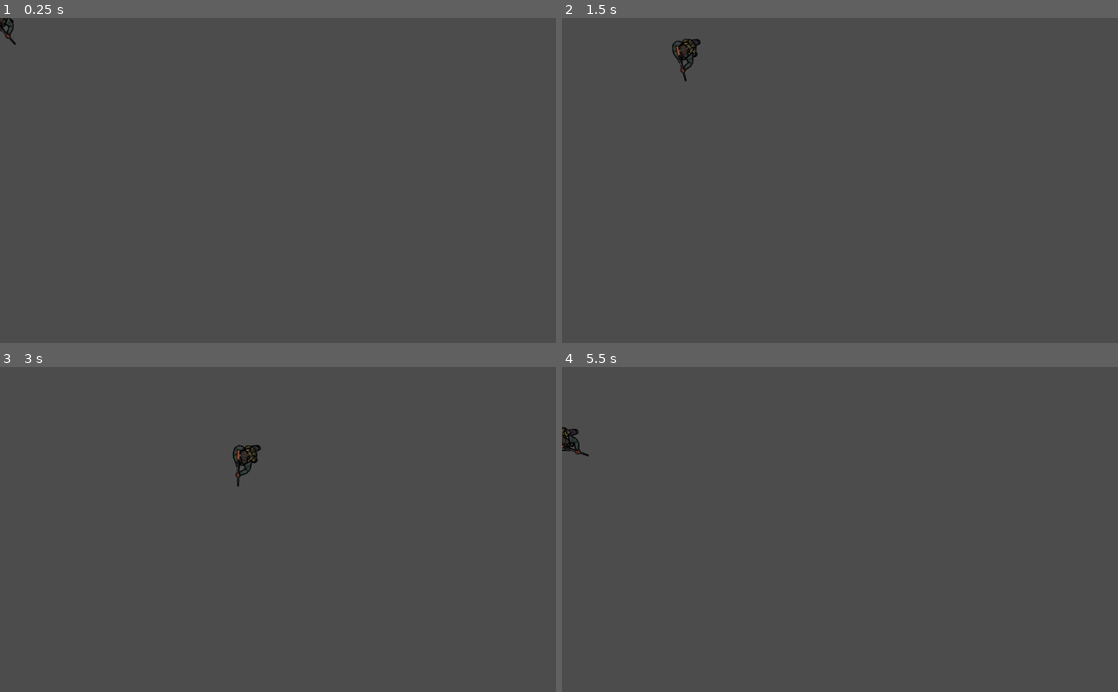
Above: before the commit, frames 1-4 (two rows, left to right).
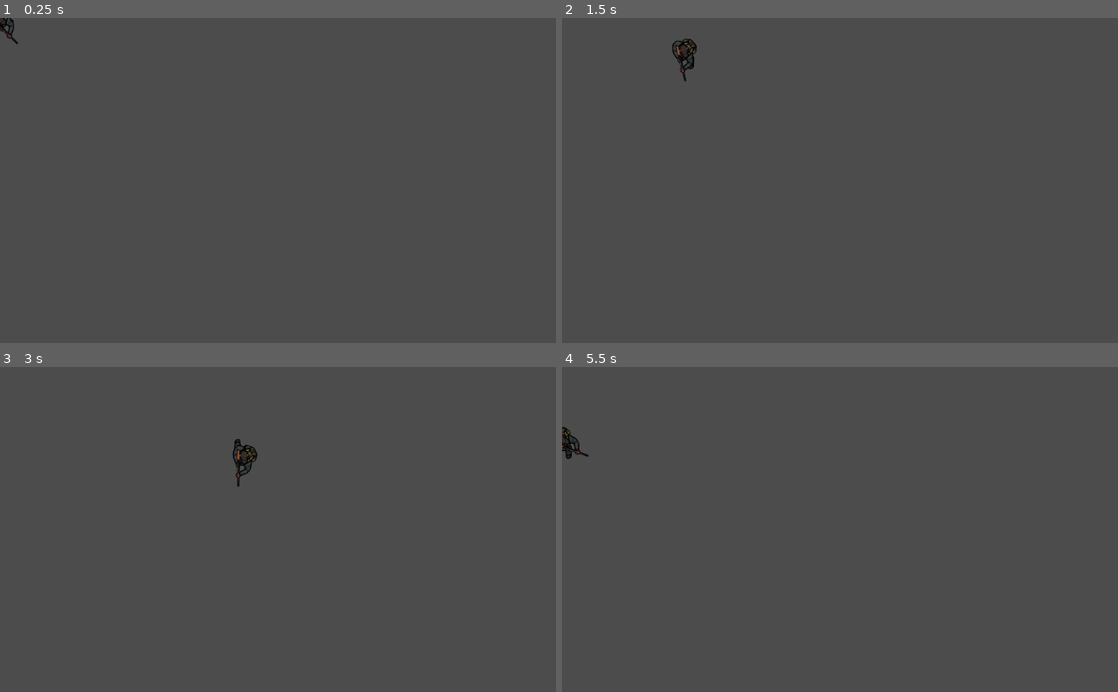
Above: after the commit, the same moments.

Repository: emilnymann/Zombies
Game: Godot game, scene res://scenes/DevWorld.tscn
The game is run twice, just before and just after one commit, with the same random seed, the same clock (stepped at 60 frames per second) and the same inputs.
Inputs (mouse positions are in pixels of both pictures, inside the frame that each line leads up to):
- Up to frame 1 (0.25 s): no input
- Up to frame 2 (1.5 s): move the mouse to (962, 164) at 0.52 s; hold D (move_right) 0.53-1.28 s; move the mouse to (728, 196) at 1.27 s; hold S (move_down) from 1.28 s (still down)
- Up to frame 3 (3 s): move the mouse to (333, 458) at 2.02 s; release S (move_down) at 2.03 s; hold D (move_right) 2.03-2.78 s; move the mouse to (250, 594) at 2.77 s; hold W (move_up) from 2.78 s (still down)
- Up to frame 4 (5.5 s): move the mouse to (1006, 578) at 3.52 s; release W (move_up) at 3.53 s; hold A (move_left) 3.53-5.03 s; move the mouse to (673, 480) at 4.27 s; move the mouse to (867, 529) at 5.02 s; hold S (move_down) from 5.03 s (still down)

The runs differ from the first frame. In frame 1, less than 0.1% of the frame differs, in the area x 0-4%, y 0-9%; in frame 2, less than 0.1%; in frame 3, less than 0.1%; in frame 4, less than 0.1%, in the area x 0-5%, y 19-29%.

Commit message:
Clean up Player script and add movement animation triggering

Diff:
--- a/scenes/DevWorld.tscn
+++ b/scenes/DevWorld.tscn
@@ -436,7 +436,7 @@
 [node name="Body" type="AnimatedSprite" parent="Player"]
 frames = SubResource( 2 )
 animation = "move_rifle"
-frame = 3
+frame = 13
 playing = true
 offset = Vector2( 52.8, -13.19 )
 
--- a/scripts/actors/Player.gd
+++ b/scripts/actors/Player.gd
@@ -16,6 +16,10 @@
 
 func _physics_process(delta):
 	var move_vec = Vector2()
+	var look_vec = get_global_mouse_position() - global_position
+	var feet = get_child(0)
+	var body = get_child(1)
+
 	if Input.is_action_pressed("move_up"):
 		move_vec.y -= 1
 	if Input.is_action_pressed("move_down"):
@@ -24,9 +28,15 @@
 		move_vec.x -= 1
 	if Input.is_action_pressed("move_right"):
 		move_vec.x += 1
-	move_vec = move_vec.normalized()
+
+#	move_vec = move_vec.normalized()
 	move_and_collide(move_vec * MOVE_SPEED * delta)
+	body.global_rotation = atan2(look_vec.y, look_vec.x)
+	feet.global_rotation = atan2(move_vec.y, move_vec.x)
 
-	# mouse look, rotate only the Body sprite
-	var look_vec = get_global_mouse_position() - global_position
-	get_child(1).global_rotation = atan2(look_vec.y, look_vec.x)
+	if move_vec == Vector2(0, 0):
+		body.play("idle_rifle")
+		feet.play("idle")
+	else:
+		body.play("move_rifle")
+		feet.play("walk")
